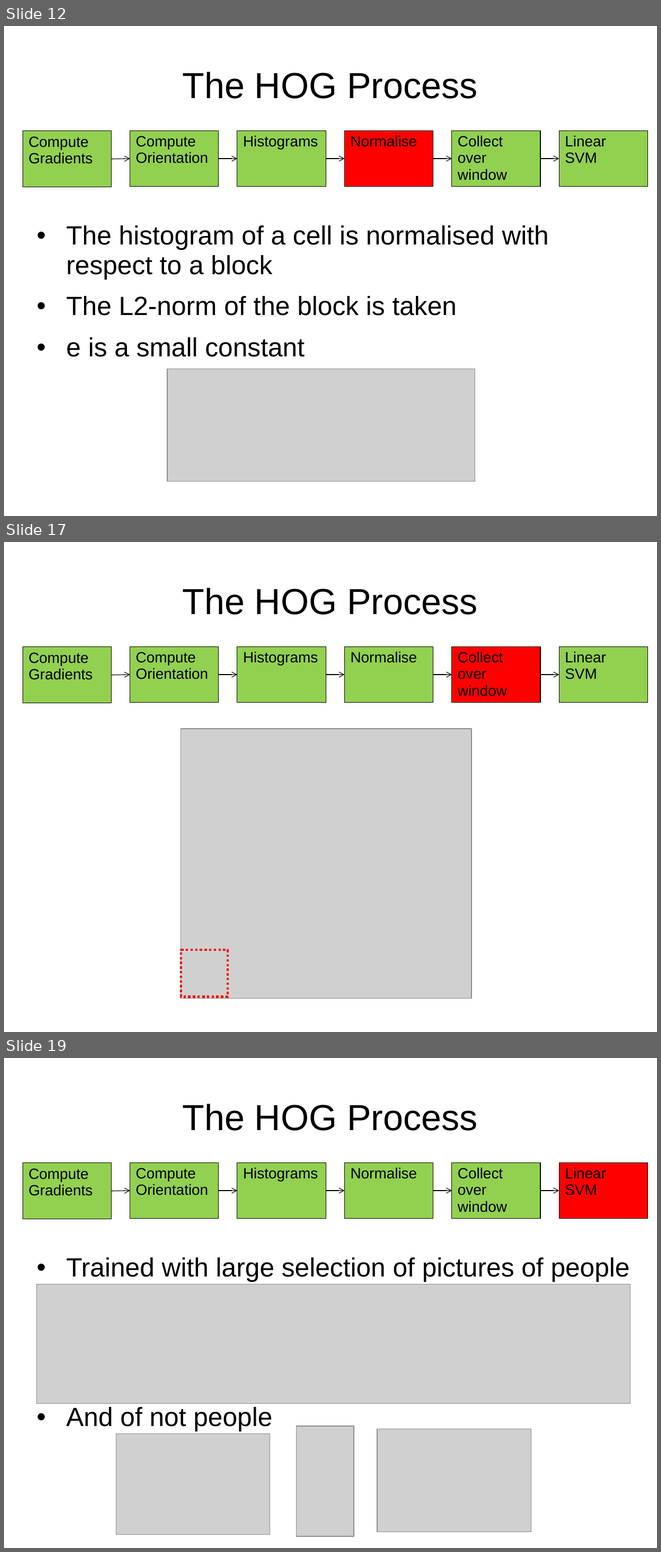
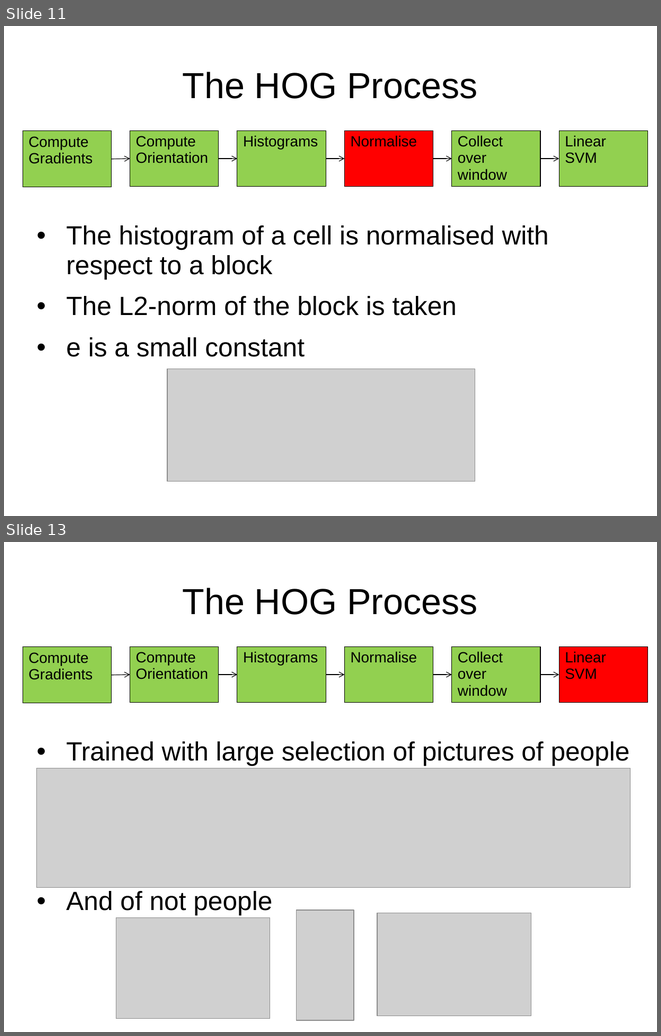
Before and after one commit to jgac1g08/OrientedGrads, a slide deck: HOGPres1.pptx. Shown one above the other, each under a label of ours: slides 12, 17 and 19 before the commit, slides 11 and 13 after it; the slides between them are not shown. The pictures are 661x1552 and 661x1036 pixels, drawn with LibreOffice and Linux fonts; fonts in the diff are those of the drawing; grey boxes stand for pictures. Boxes give left, top, right and bottom in pixels: in the first picture for what was removed or moved away, otherwise in the second. Text is boxed around its words. In the diff, an @@ line names an element or a change of style, - is before the commit and + after.

```diff
--- a/HOGPres1.pptx
+++ b/HOGPres1.pptx
@@ slide 17 removed at box(4, 542, 657, 1032), background #FFFFFF @@
@@ title removed at box(182, 588, 478, 615) @@
-The HOG Process
@@ rectangle removed at box(23, 647, 111, 703) @@
-Compute Gradients
@@ rectangle removed at box(130, 646, 219, 702) @@
-Compute Orientation
@@ rectangle removed at box(237, 646, 326, 702) @@
-Histograms
@@ rectangle removed at box(345, 646, 434, 702) @@
-Normalise
@@ rectangle removed at box(452, 646, 541, 702) @@
-Collect over window
@@ rectangle removed at box(559, 646, 648, 702) @@
-Linear SVM
@@ arrow removed from (111, 674) to (130, 674) @@
@@ arrow removed from (219, 674) to (237, 674) @@
@@ arrow removed from (326, 674) to (345, 674) @@
@@ arrow removed from (433, 674) to (452, 674) @@
@@ arrow removed from (541, 674) to (559, 674) @@
@@ picture removed at box(181, 729, 472, 998) @@
@@ rectangle removed at box(181, 950, 228, 996) @@
@@ what was slide 12 is now slide 11 @@
@@ what was slide 19 is now slide 13 @@
```
Also in this commit, not shown: 5 slides changed, 1 slide added, 6 other slides removed.
